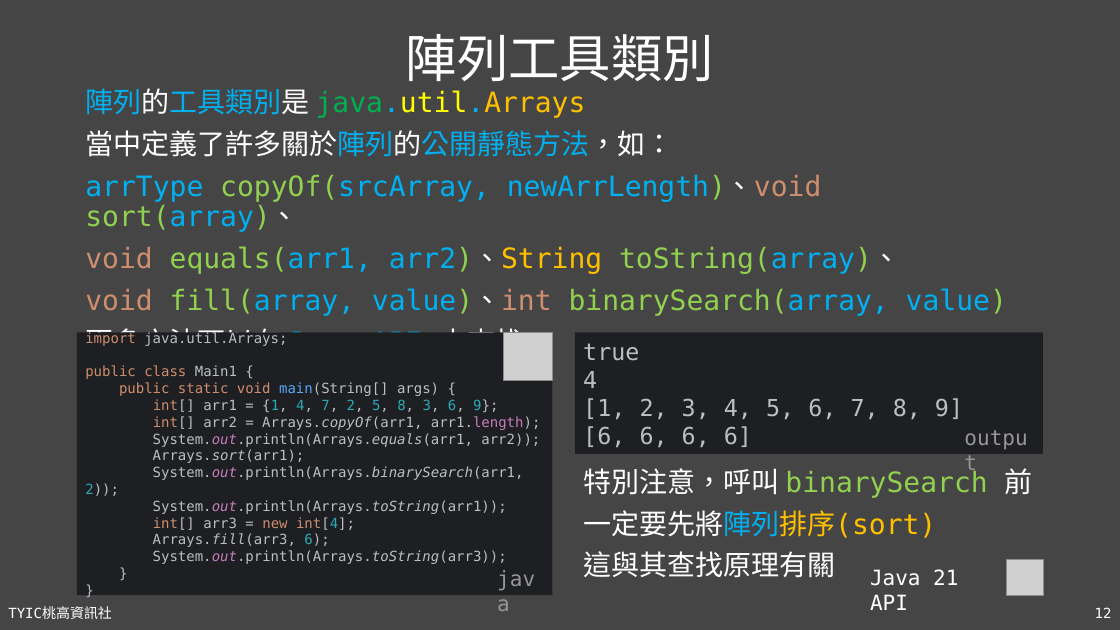
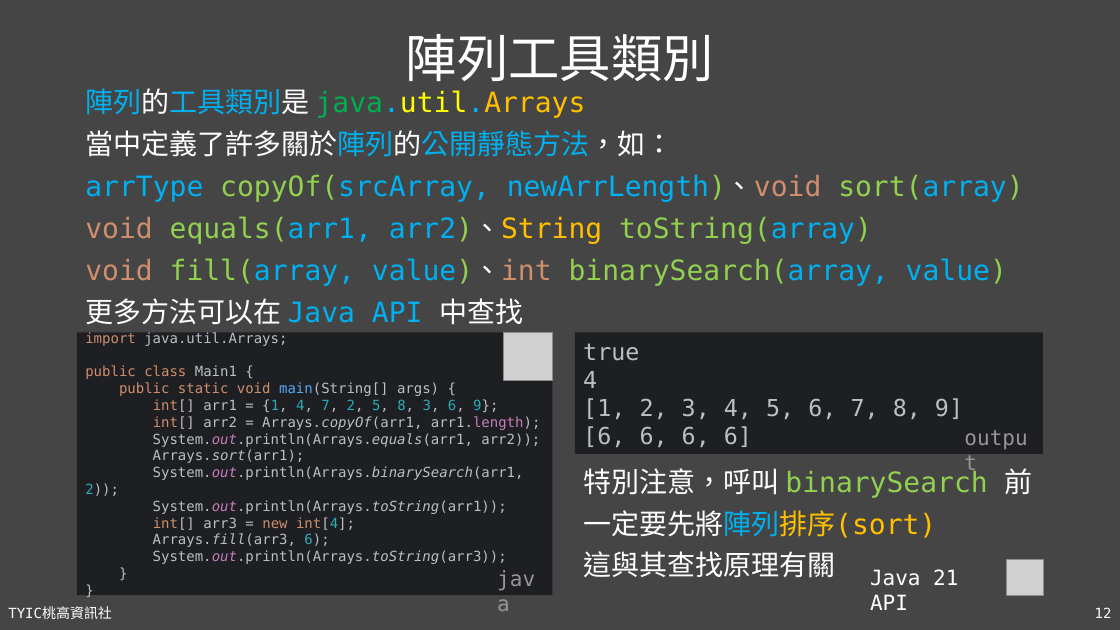
Before and after one commit to TYSHIC/slides, a slide deck: slide 12 of powerpoint/10_包裝類別與工具類別(1).pptx. Drawn at 1120x630 pixels with LibreOffice and Linux fonts; fonts in the diff are those of the drawing; grey boxes stand for pictures. Boxes give left, top, right and bottom in pixels: in the first picture for what was removed or moved away, otherwise in the second. Text is boxed around its words. In the diff, an @@ line names an element or a change of style, - is before the commit and + after.

```diff
--- a/powerpoint/10_包裝類別與工具類別(1).pptx
+++ b/powerpoint/10_包裝類別與工具類別(1).pptx
@@ text at box(85, 174, 1023, 244): text changed @@
-arrType copyOf(srcArray, newArrLength)、void sort(array)、
-void equals(arr1, arr2)、String toString(array)、
+arrType copyOf(srcArray, newArrLength)、void sort(array)
+void equals(arr1, arr2)、String toString(array)
```
Also in this commit, not shown: 1 other slide changed, 4 slides added, 1 slide removed, 7 other files.
